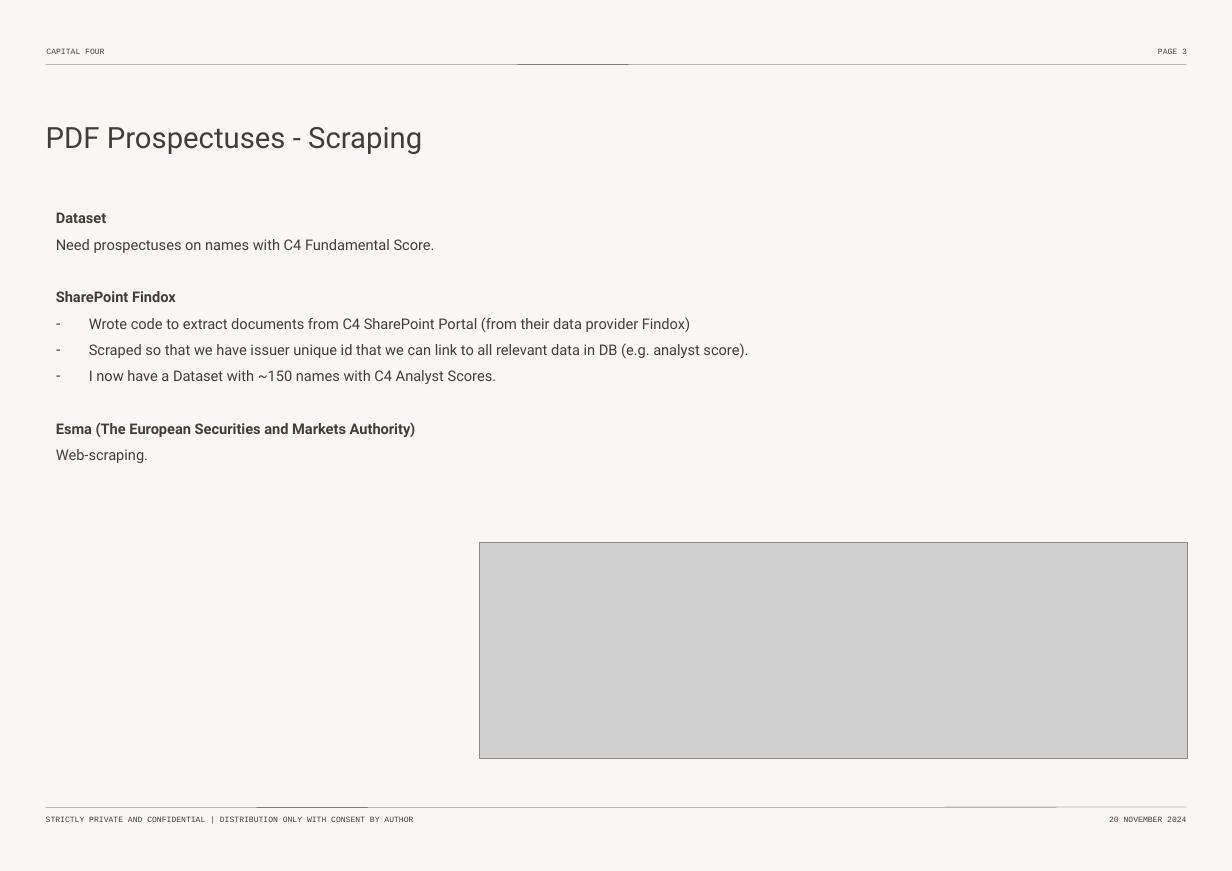
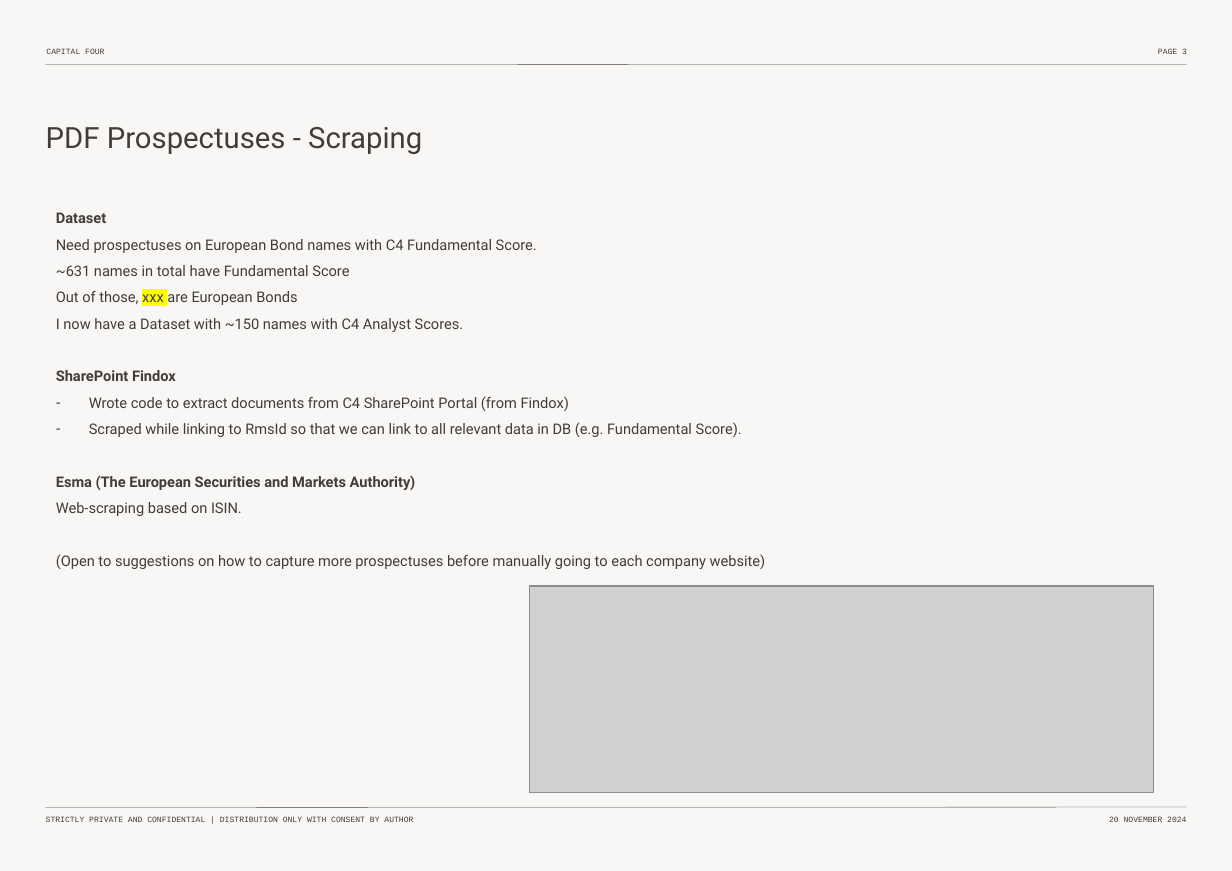
Before and after one commit to pierrehogenhaug/mester, a slide deck: slide 4 of _non_code_env_related/non_code_material/meeting_material/Thesis-Intro-Nov-2024.pptx. Drawn at 1232x871 pixels with LibreOffice and Linux fonts; fonts in the diff are those of the drawing; grey boxes stand for pictures. Boxes give left, top, right and bottom in pixels: in the first picture for what was removed or moved away, otherwise in the second. Text is boxed around its words. In the diff, an @@ line names an element or a change of style, - is before the commit and + after.

```diff
--- a/_non_code_env_related/non_code_material/meeting_material/Thesis-Intro-Nov-2024.pptx
+++ b/_non_code_env_related/non_code_material/meeting_material/Thesis-Intro-Nov-2024.pptx
@@ text at bbox=[56, 239, 537, 332]: text changed @@
-Need prospectuses on names with C4 Fundamental Score.
+Need prospectuses on European Bond names with C4 Fundamental Score.
+~631 names in total have Fundamental Score
+Out of those, xxx are European Bonds
+I now have a Dataset with ~150 names with C4 Analyst Scores.
@@ text at bbox=[89, 396, 742, 437]: text changed @@
-– Wrote code to extract documents from C4 SharePoint Portal (from their data provider Findox)
-– Scraped so that we have issuer unique id that we can link to all relevant data in DB (e.g. analyst score).
-– I now have a Dataset with ~150 names with C4 Analyst Scores.
+– Wrote code to extract documents from C4 SharePoint Portal (from Findox)
+– Scraped while linking to RmsId so that we can link to all relevant data in DB (e.g. Fundamental Score).
@@ text at bbox=[56, 502, 766, 569]: text changed @@
-Web-scraping.
+Web-scraping based on ISIN.
+(Open to suggestions on how to capture more prospectuses before manually going to each company website)
@@ picture: place and size @@
-picture at bbox=[480, 543, 1188, 760]
+picture at bbox=[529, 586, 1153, 793]
```
Also in this commit, not shown: 7 other slides changed.
